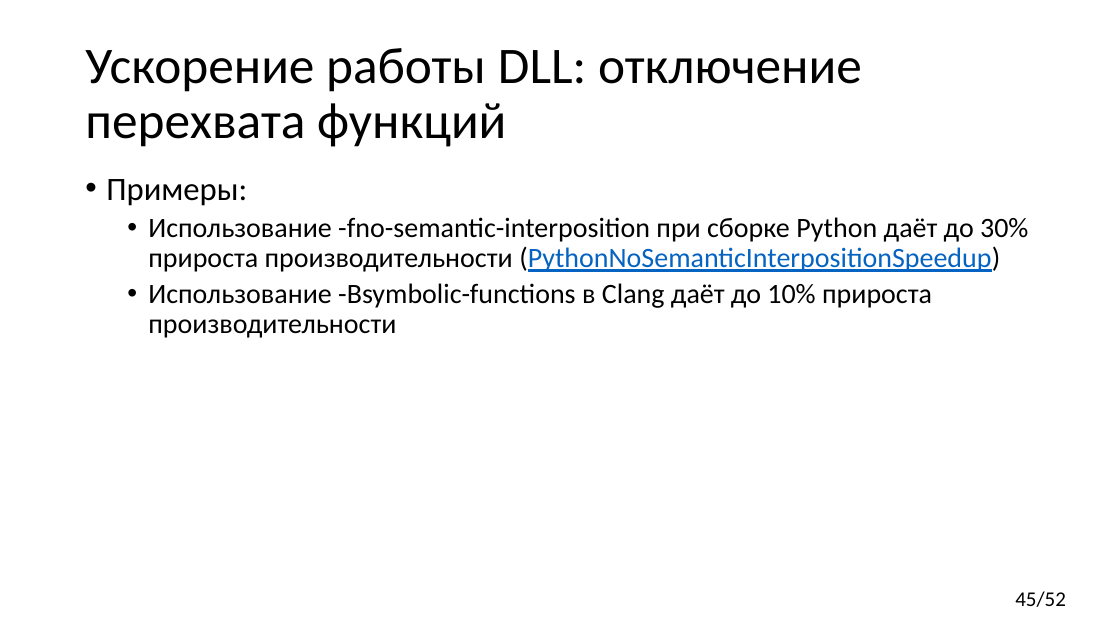
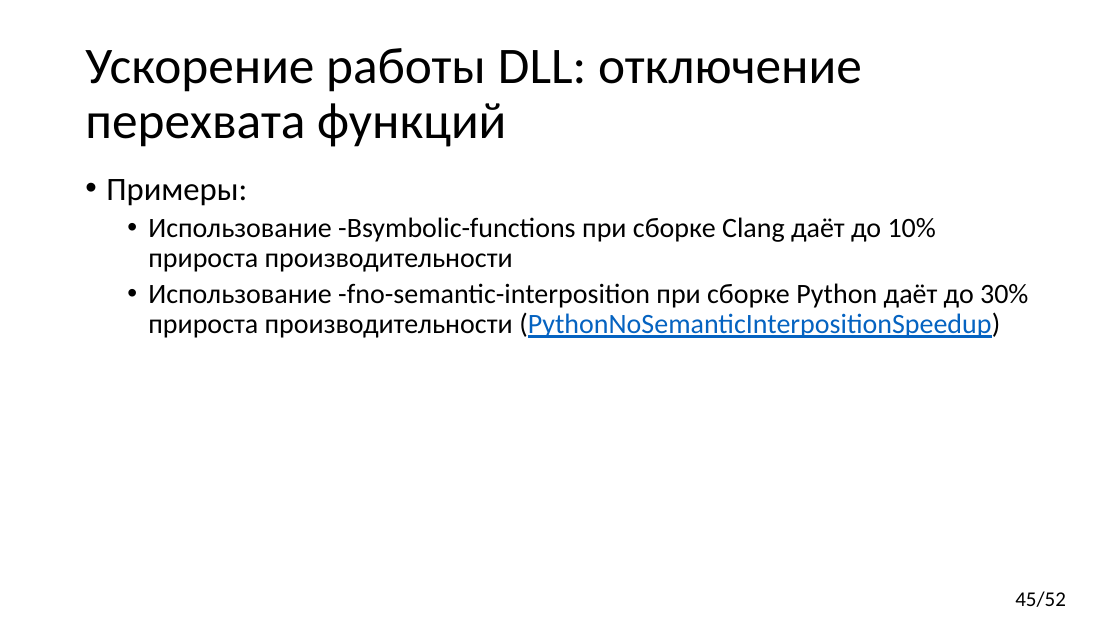
Before and after one commit to yugr/CppRussia, a slide deck: slide 45 of 2024/RU.pptx. Drawn at 1120x630 pixels with LibreOffice and Linux fonts; fonts in the diff are those of the drawing. Boxes give left, top, right and bottom in pixels: in the first picture for what was removed or moved away, otherwise in the second. Text is boxed around its words. In the diff, an @@ line names an element or a change of style, - is before the commit and + after.

```diff
--- a/2024/RU.pptx
+++ b/2024/RU.pptx
@@ text at <box>148,217,936,272</box>: paragraph added @@
+  • Использование -Bsymbolic-functions при сборке Clang даёт до 10% прироста производительности
@@ text at <box>148,283,932,338</box>: paragraph removed @@
-  • Использование -Bsymbolic-functions в Clang даёт до 10% прироста производительности
```
Also in this commit, not shown: 17 other slides changed.
